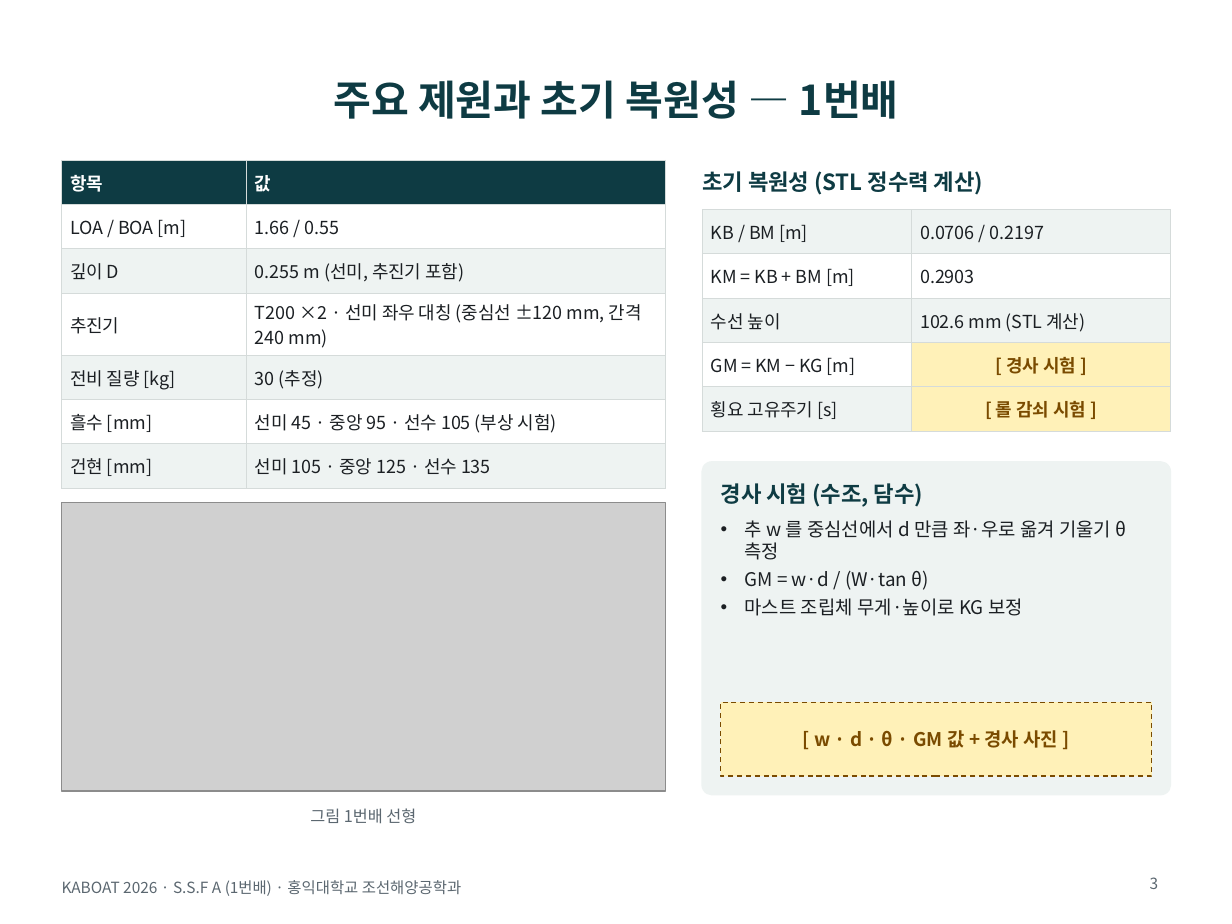
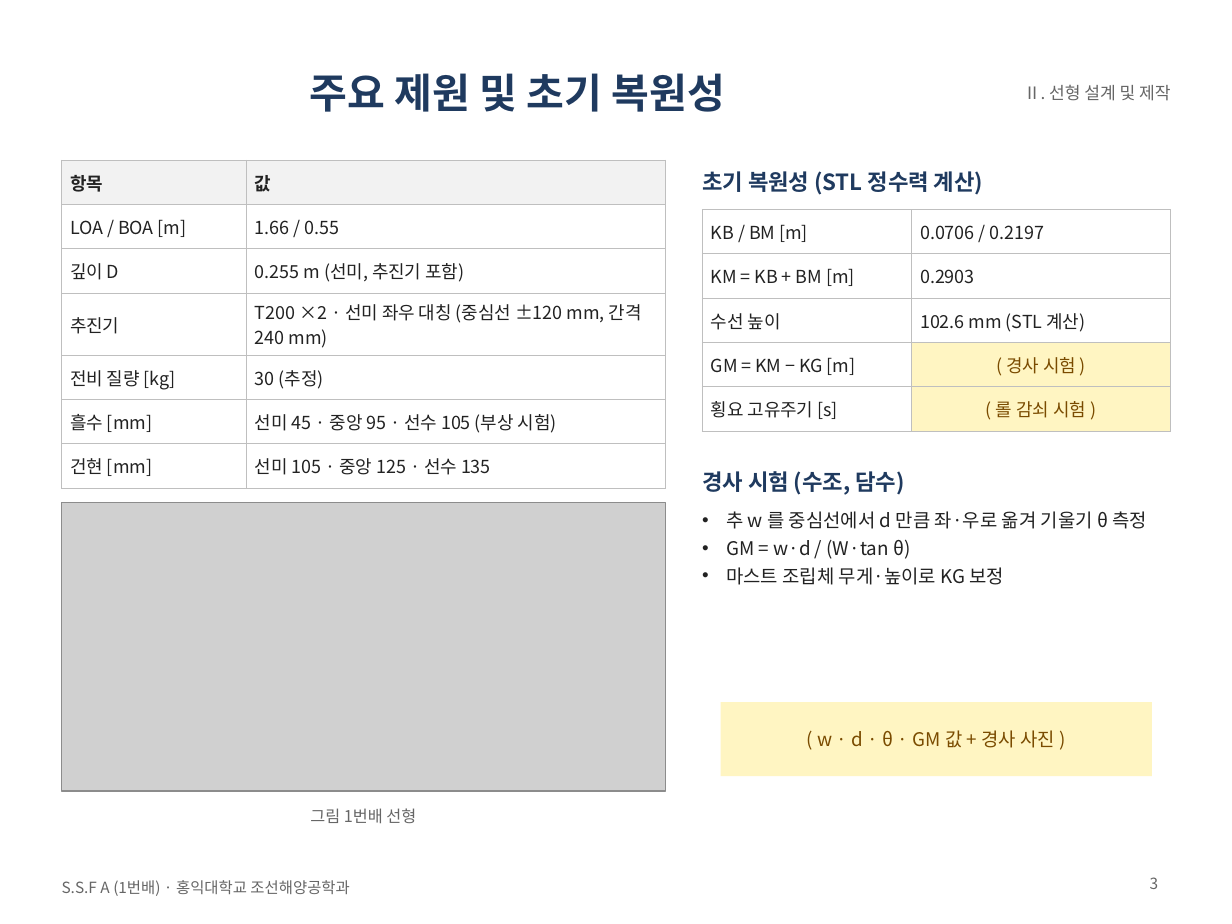
Before and after one commit to unmatsutake377-rgb/ros2_ws, a slide deck: slide 3 of docs/전달용/보고서_분담/발표자료_SSF_A.pptx. Drawn at 1232x924 pixels with LibreOffice and Linux fonts; fonts in the diff are those of the drawing; grey boxes stand for pictures. Boxes give left, top, right and bottom in pixels: in the first picture for what was removed or moved away, otherwise in the second. Text is boxed around its words. In the diff, an @@ line names an element or a change of style, - is before the commit and + after.

```diff
--- a/docs/전달용/보고서_분담/발표자료_SSF_A.pptx
+++ b/docs/전달용/보고서_분담/발표자료_SSF_A.pptx
@@ title at bbox=[310, 73, 725, 112]: text changed; text colour #0E3B43 to #1F3A5F @@
-주요 제원과 초기 복원성 — 1번배
+주요 제원 및 초기 복원성
@@ text added at bbox=[1024, 85, 1170, 101], 10 pt, text #666666 @@
+Ⅱ. 선형 설계 및 제작
@@ table at bbox=[62, 160, 665, 480] @@
@@ fill #0E3B43 to #F2F2F2 in row 1 @@
@@ fill #EEF3F2 to none in 6 cells @@
@@ text colour #FFFFFF to #222222 in "항목", "값" @@
@@ text colour #1B1F23 to #222222 @@
@@ borders changed @@
@@ text "초기 복원성 (STL 정수력 계산)" at bbox=[702, 171, 983, 195]: text colour #0E3B43 to #1F3A5F @@
@@ table at bbox=[702, 209, 1170, 423] @@
-row 4, column 2: [ 경사 시험 ]
+row 4, column 2: ( 경사 시험 )
-row 5, column 2: [ 롤 감쇠 시험 ]
+row 5, column 2: ( 롤 감쇠 시험 )
@@ fill #EEF3F2 to none in 5 cells @@
@@ fill #FFF1B8 to #FFF5C2 in 2 cells @@
@@ text colour #1B1F23 to #222222 in "KB / BM [m]", "0.0706 / 0.2197", "KM = KB + BM [m]", "0.2903" and 4 more places @@
@@ borders changed @@
@@ text "경사 시험 (수조, 담수)" at bbox=[702, 471, 904, 495]: text colour #0E3B43 to #1F3A5F @@
@@ text "경사 시험 (수조, 담수)": place and size @@
-text "경사 시험 (수조, 담수)" at bbox=[721, 483, 923, 507]
+text "경사 시험 (수조, 담수)" at bbox=[702, 471, 904, 495]
@@ rounded rectangle removed at bbox=[702, 462, 1170, 795] @@
@@ text "추 w 를 중심선에서 d ...": place and size @@
-text "추 w 를 중심선에서 d ..." at bbox=[745, 520, 1127, 616]
+text "추 w 를 중심선에서 d ..." at bbox=[726, 511, 1147, 585]
@@ text "추 w 를 중심선에서 d ..." at bbox=[726, 511, 1147, 585]: text colour #1B1F23 to #222222 @@
@@ rectangle "( w · d · ..." at bbox=[721, 702, 1152, 776]: fill #FFF1B8 to #FFF5C2; outline #7A4B00 0.75 pt dashed to none @@
@@ text in rectangle at bbox=[817, 730, 1055, 748]: text changed; bold off @@
-[ w · d · θ · GM 값 + 경사 사진 ]
+( w · d · θ · GM 값 + 경사 사진 )
@@ text at bbox=[62, 880, 349, 896]: text changed; text colour #5B6770 to #666666 @@
-KABOAT 2026 · S.S.F A (1번배) · 홍익대학교 조선해양공학과
+S.S.F A (1번배) · 홍익대학교 조선해양공학과
```
Also in this commit, not shown: 11 other slides changed, 2 other files.
